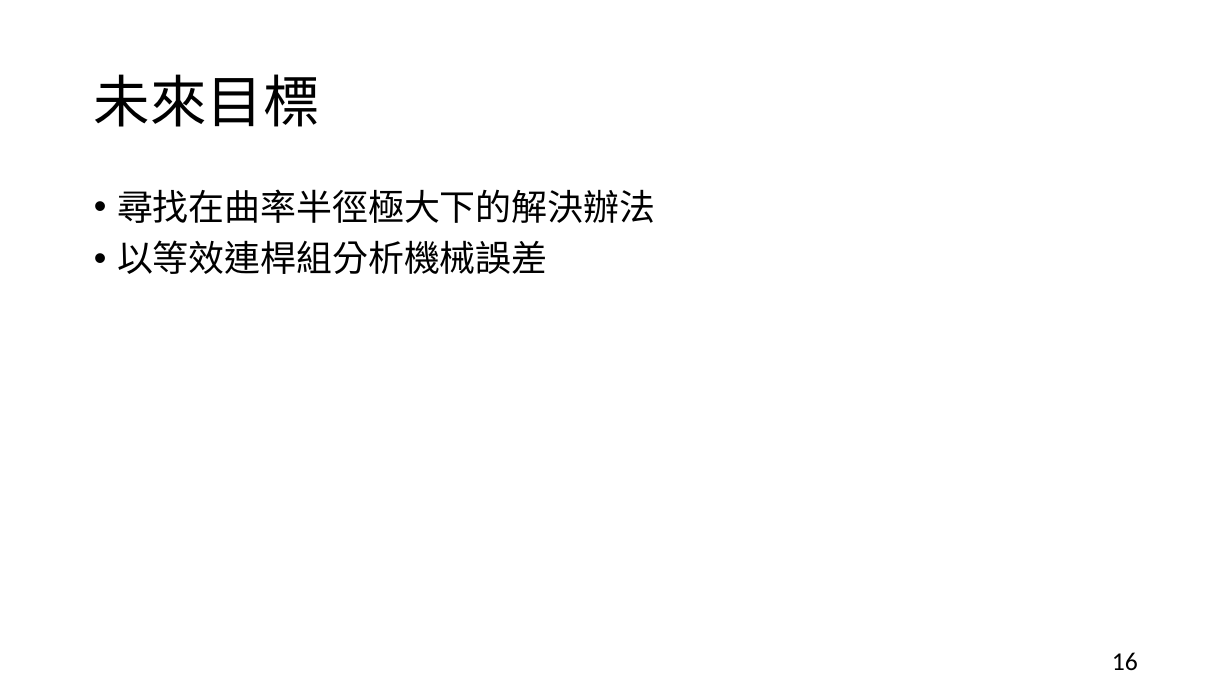
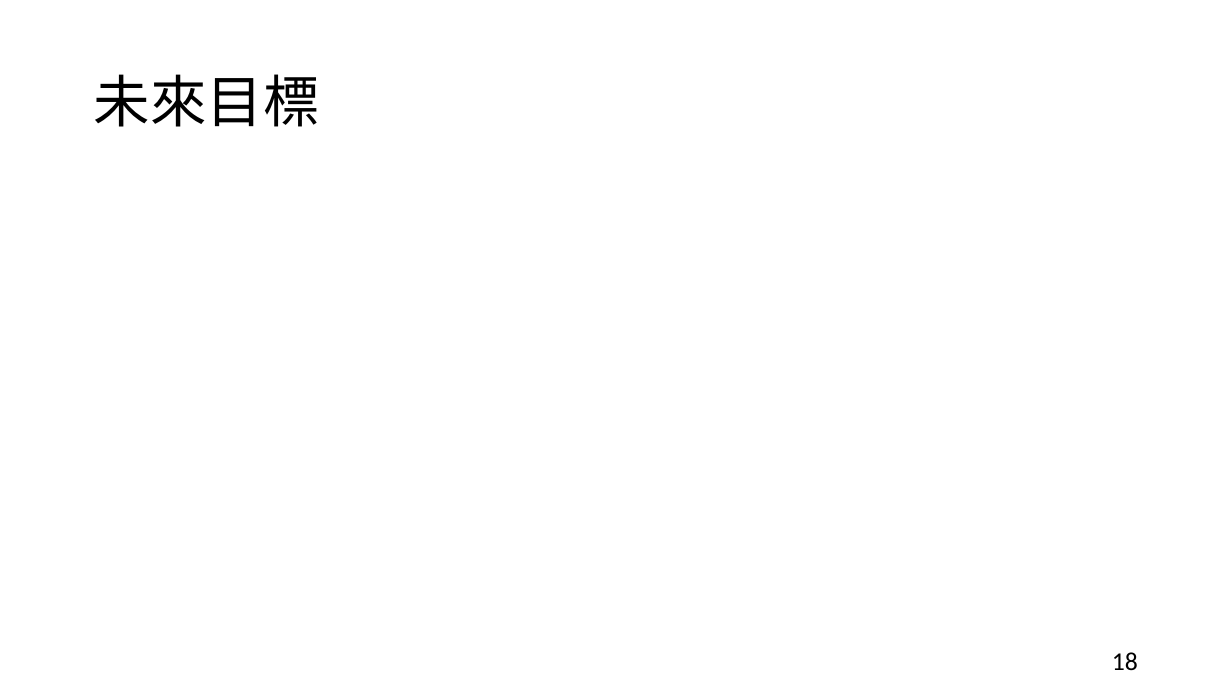
Before and after one commit to boompeko/Special-project, a slide deck: slide 18 of ppt用/Cycloid Reducer 1123.pptx (slide 16 before the commit). Drawn at 1232x693 pixels with LibreOffice and Linux fonts; fonts in the diff are those of the drawing. Boxes give left, top, right and bottom in pixels: in the first picture for what was removed or moved away, otherwise in the second. Text is boxed around its words. In the diff, an @@ line names an element or a change of style, - is before the commit and + after.

```diff
--- a/ppt用/Cycloid Reducer 1123.pptx
+++ b/ppt用/Cycloid Reducer 1123.pptx
@@ text removed at box(117, 189, 655, 274) @@
-• 尋找在曲率半徑極大下的解決辦法
-• 以等效連桿組分析機械誤差
@@ page number at box(1112, 652, 1138, 671): text changed @@
-16
+18
```
Also in this commit, not shown: 3 other slides changed, 2 slides added, 8 other files.
